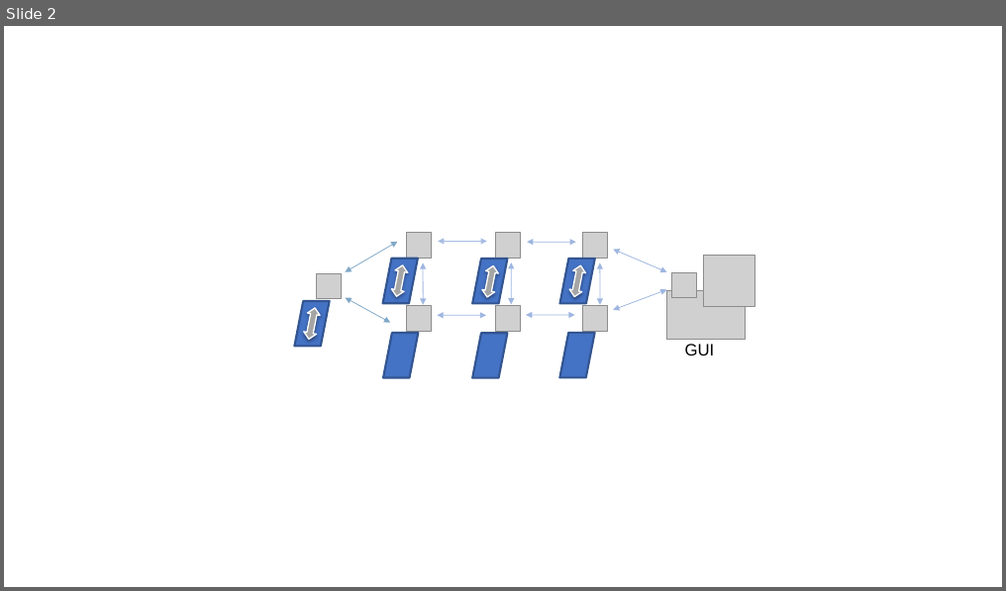
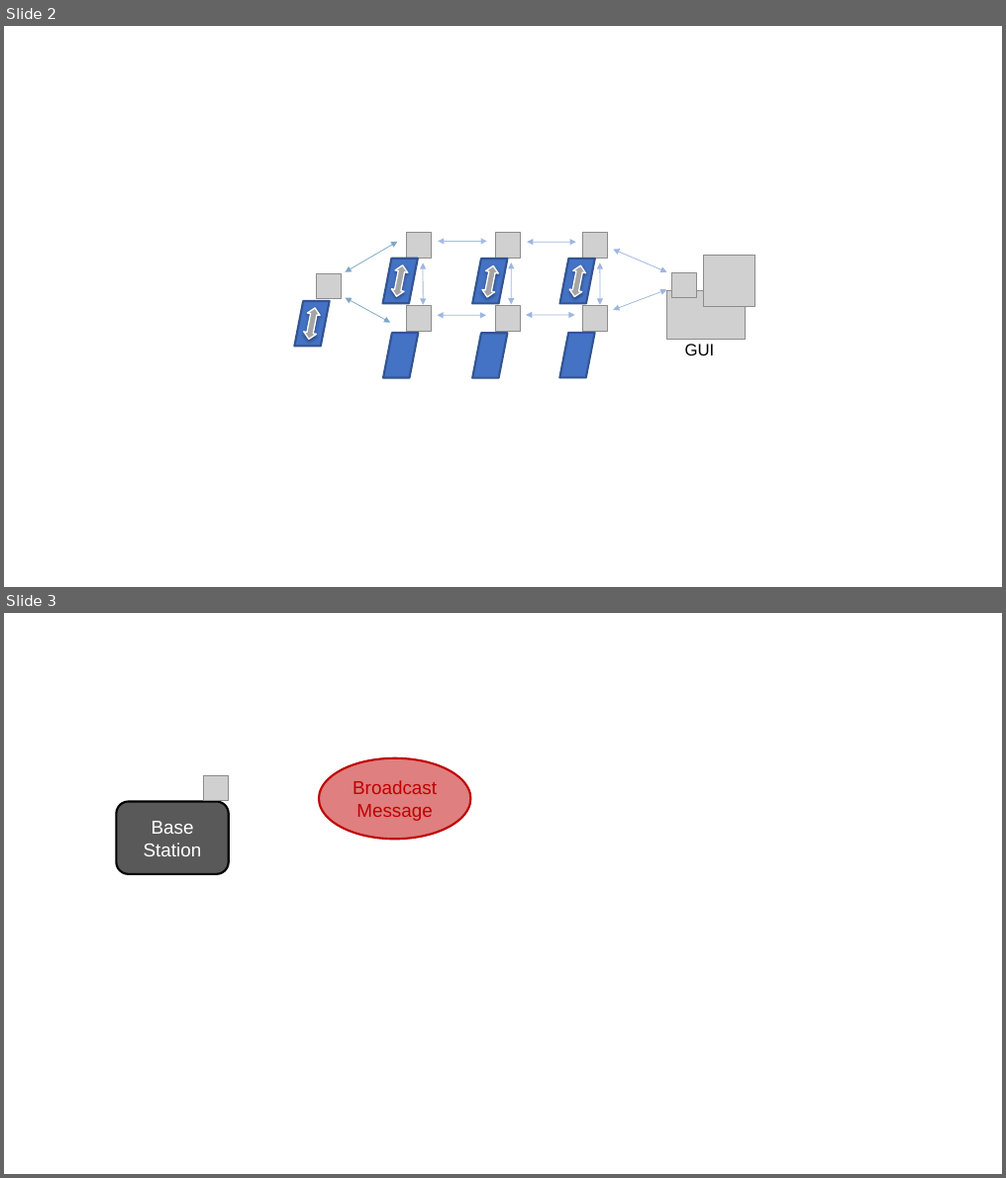
Before and after one commit to karthick1987/SolarPro, a slide deck: report/PPT/Application_Flow_Graph.pptx. Shown one above the other, each under a label of ours: slide 2 before the commit, slides 2 and 3 after it. The pictures are 1006x591 and 1006x1178 pixels, drawn with LibreOffice and Linux fonts; fonts in the diff are those of the drawing; grey boxes stand for pictures. Boxes give left, top, right and bottom in pixels: in the first picture for what was removed or moved away, otherwise in the second. Text is boxed around its words. In the diff, an @@ line names an element or a change of style, - is before the commit and + after.

```diff
--- a/report/PPT/Application_Flow_Graph.pptx
+++ b/report/PPT/Application_Flow_Graph.pptx
@@ slide 3 added at [4, 613, 1002, 1174], background #FFFFFF @@
@@ ellipse added at [319, 759, 471, 839], fill #C00000 at 50% opacity, outline #C00000 2 pt, 18 pt, text #C00000 @@
+Broadcast Message
@@ picture added at [204, 775, 229, 800] @@
@@ rounded rectangle added at [116, 802, 229, 874], fill #595959, outline #000000 2 pt, 18 pt, text #FFFFFF @@
+Base Station
```
Also in this commit, not shown: 5 other files.
